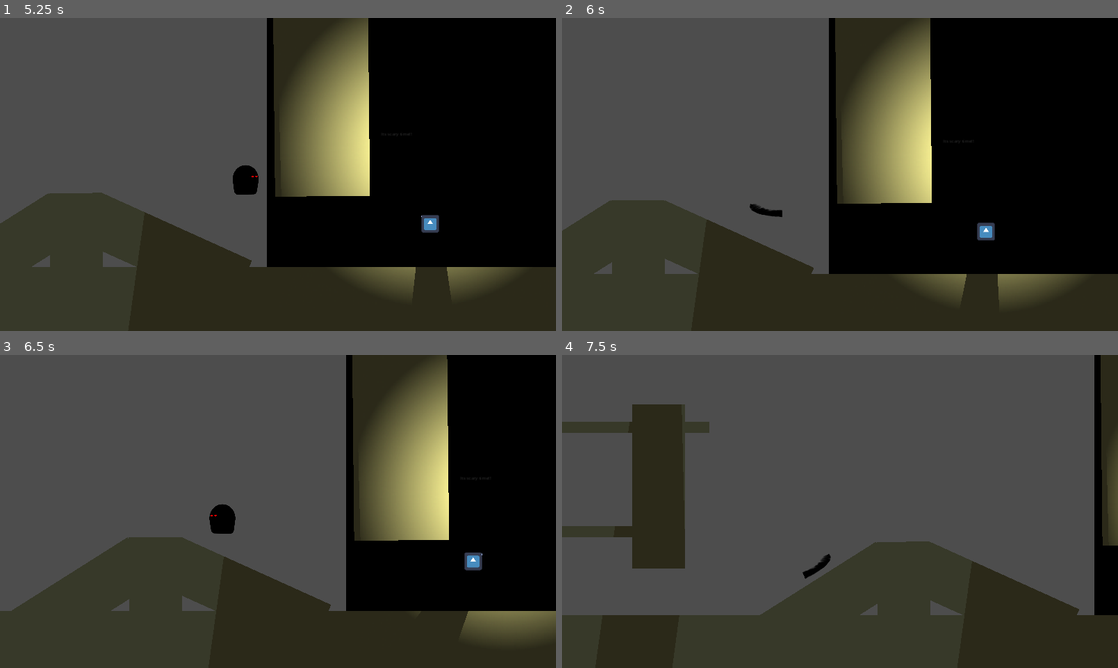
Above: before the commit, frames 1-4 (two rows, left to right).
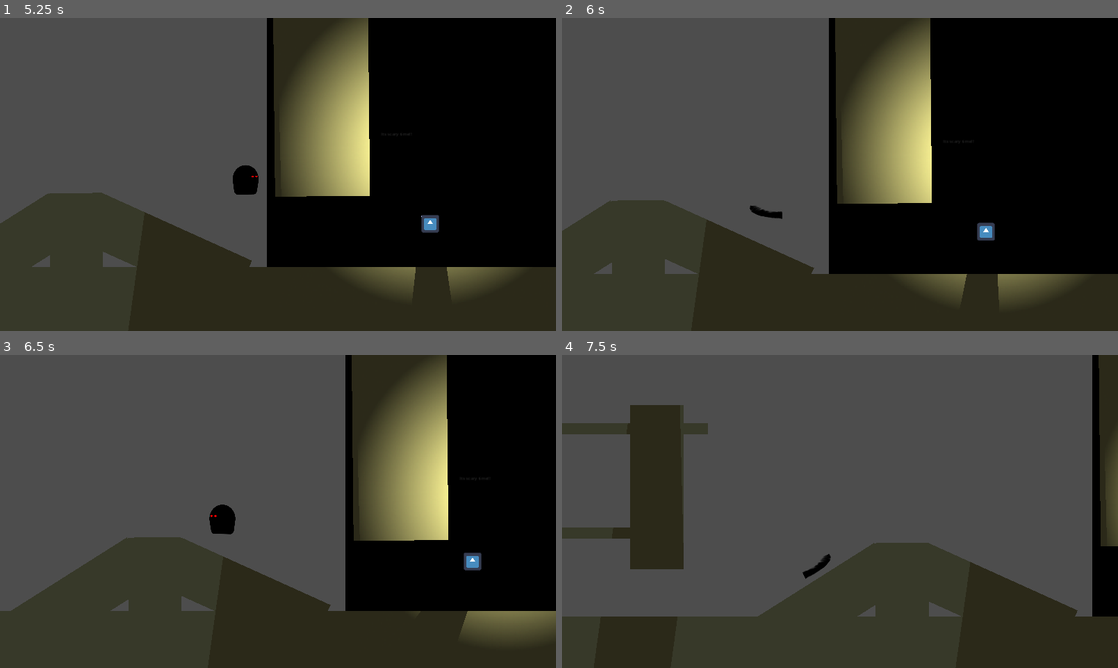
Above: after the commit, the same moments.

Repository: atiixx/piratesoftware_gamejam15
Game: Godot game, scene res://scenes/test_area.tscn
Same seed, same stepped clock (60 frames per second), same inputs: the game is played once before the commit and once after it. The engine's default icon, where the game draws it, is replaced by a stand-in: a white triangle on a blue panel in a dark square.
Inputs (mouse positions are in pixels of both pictures, inside the frame that each line leads up to):
- Up to frame 1 (5.25 s): tap Enter at 0.5 s; move the mouse to (400, 158) at 0.52 s; hold D (right) 0.53-2.03 s; tap Space (jump) at 0.6, 0.77, 1.07, 1.52, 1.55, 1.82, 2.1, 3.02, 3.05, 3.32, 3.6, 3.77, 4.07, 4.52, 4.55, 4.82, 5.1 s; move the mouse to (166, 190) at 1.27 s; click (166, 190) at 1.35 s; move the mouse to (333, 105) at 2.02 s; hold A (left) 2.03-2.78 s; move the mouse to (250, 237) at 2.77 s; hold D (right) 2.78-4.28 s; click (250, 237) at 2.85 s; move the mouse to (444, 221) at 3.52 s; move the mouse to (111, 127) at 4.27 s; hold A (left) 4.28-5.03 s; click (111, 127) at 4.35 s; move the mouse to (305, 174) at 5.02 s; hold D (right) from 5.03 s (still down)
- Up to frame 2 (6 s): move the mouse to (756, 96) at 5.77 s; release D (right) at 5.78 s; hold A (left) from 5.78 s (still down); click (756, 96) at 5.85 s
- Up to frame 3 (6.5 s): keep holding A (left); tap Space (jump) at 6.02, 6.05, 6.32 s
- Up to frame 4 (7.5 s): move the mouse to (962, 495) at 6.52 s; tap Space (jump) at 6.6, 6.77, 7.07 s; move the mouse to (728, 527) at 7.27 s; release A (left) at 7.28 s; hold D (right) from 7.28 s (still down); click (728, 527) at 7.35 s

Frame 1 is identical in both runs. In frame 2, 0.1% of the frame differs, in the area x 0-78%, y 58-90%; in frame 3, 0.4%; in frame 4, 1.6%, in the area x 0-100%, y 0-84%.
Error in both runs: Invalid assignment of property or key 'state_machine' with value of type 'Node (ModeStateMachine)' on a base object of type 'Node (BasicModeState.gd)'. (res://…

Commit message:
fix: smoother transfer from wall to air

Diff:
--- a/scripts/states/characters/player/PlayerWallState.gd
+++ b/scripts/states/characters/player/PlayerWallState.gd
@@ -11,11 +11,8 @@
 func physics_update(_delta: float) -> void:
 	handle_basic_movement(_delta)
 	#Slide up on Wall
-	if player.velocity.y < 0:
-		player.velocity.y += 20
-
-	#slower slide down wall
-	player.gravity = player.base_gravity * 0.2
+	if player.velocity.y > 0:
+		player.gravity = player.base_gravity * 0.2
 	player.move_and_slide()
 	check_for_transition()
 	handle_slope_rotation()
@@ -72,6 +69,9 @@
 		state_machine.transition_to("Jump")
 		player.anim_tree_playback.travel("Jump")
 	if(get_wall_press_state() == Enums.WALL_DIRECTION.NONE):
+		if(Input.is_action_just_pressed("jump") or player.velocity.y < 0):
+			state_machine.transition_to("Jump")
+			player.anim_tree_playback.travel("Jump")
 		if(!player.is_on_floor() and player.velocity.y > 0):
 			state_machine.transition_to("Fall")
 			player.anim_tree_playback.travel("Fall")
Not shown: 2 places in levels/level_1.tscn that only renumber resources
